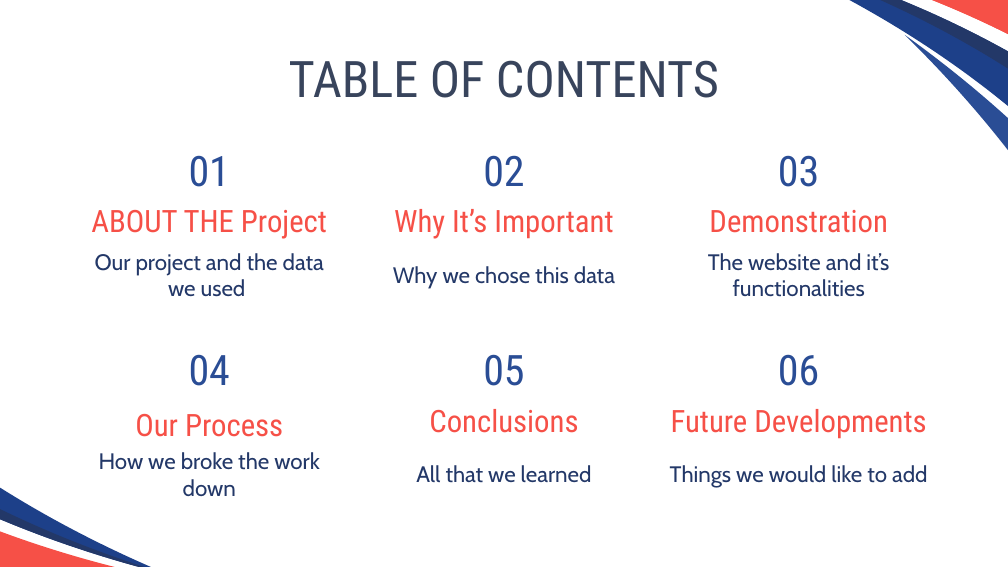
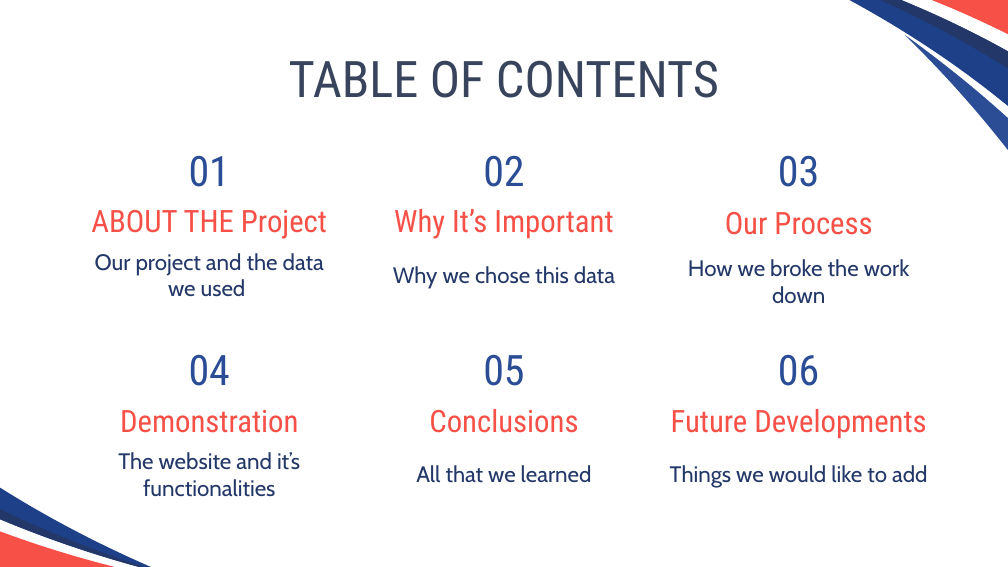
Before and after one commit to dave1407/Project3.github.io, a slide deck: slide 2 of Voting Trends.pptx. Drawn at 1008x567 pixels with LibreOffice and Linux fonts; fonts in the diff are those of the drawing. Boxes give left, top, right and bottom in pixels: in the first picture for what was removed or moved away, otherwise in the second. Text is boxed around its words. In the diff, an @@ line names an element or a change of style, - is before the commit and + after.

```diff
--- a/Voting Trends.pptx
+++ b/Voting Trends.pptx
@@ subtitle "Our Process": place and size @@
-subtitle "Our Process" at (135, 414, 283, 437)
+subtitle "Our Process" at (725, 212, 872, 235)
@@ subtitle "How we broke the work ...": place and size @@
-subtitle "How we broke the work ..." at (99, 452, 320, 496)
+subtitle "How we broke the work ..." at (688, 259, 910, 303)
@@ subtitle "Demonstration": place and size @@
-subtitle "Demonstration" at (709, 210, 887, 233)
+subtitle "Demonstration" at (120, 410, 298, 433)
@@ subtitle "The website and it’s functionalities": place and size @@
-subtitle "The website and it’s functionalities" at (708, 253, 889, 297)
+subtitle "The website and it’s functionalities" at (118, 452, 300, 497)
```
Also in this commit, not shown: 3 other slides changed, 1 slide added, 1 slide removed.
